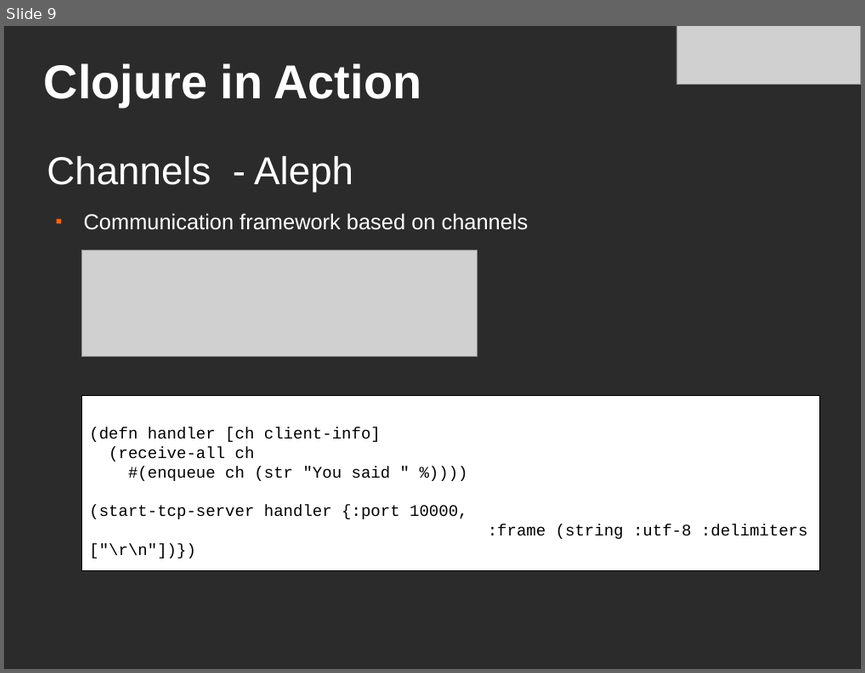
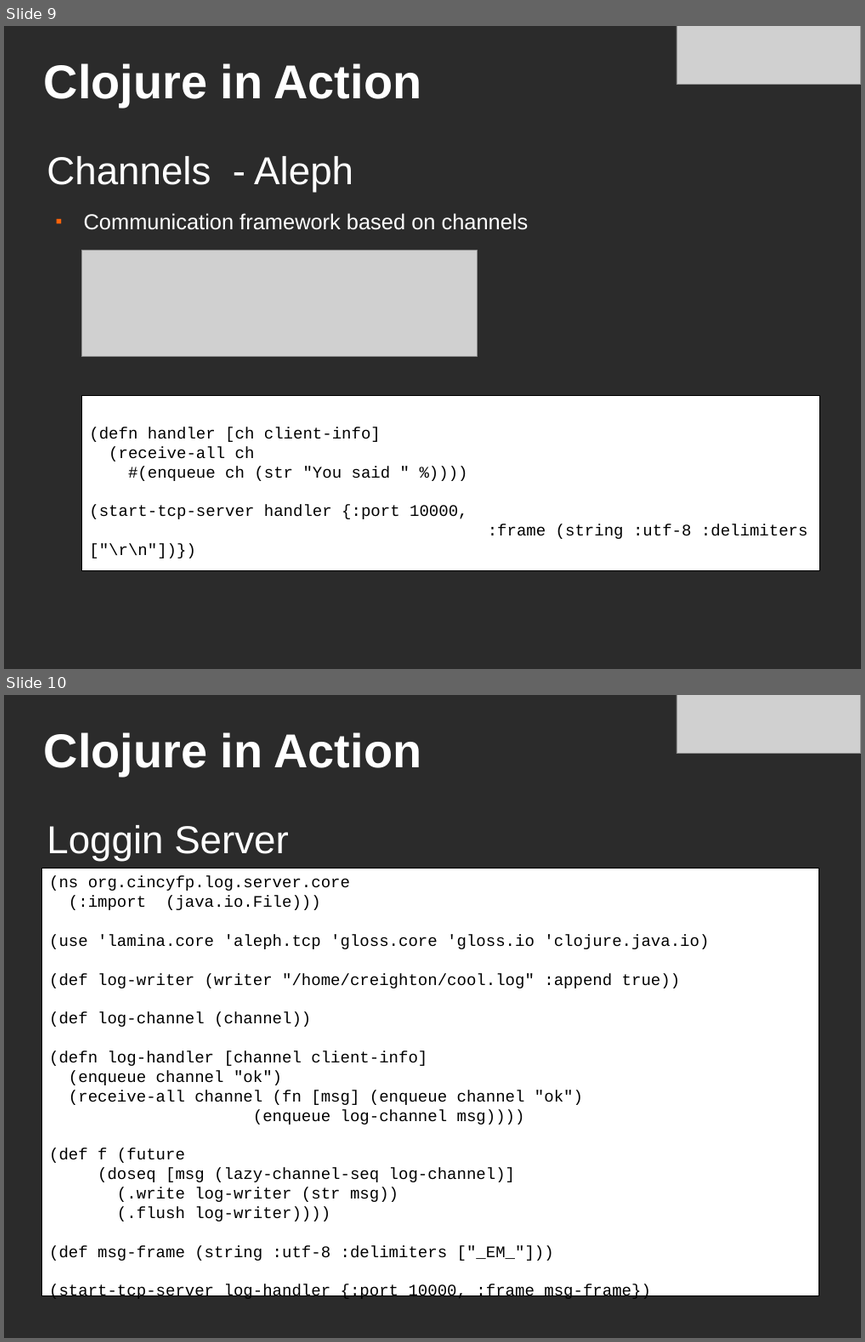
Before and after one commit to cincy-functional-programmers/cincyfp-presentations, a slide deck: jun-2011/clojure-in-action-cincyfp.odp. Shown one above the other, each under a label of ours: slide 9 before the commit, slides 9 and 10 after it. The pictures are 865x673 and 865x1342 pixels, drawn with LibreOffice and Linux fonts; fonts in the diff are those of the drawing; grey boxes stand for pictures; background and template pictures are left out; a plain dark background stands for a picture behind light text. Boxes give left, top, right and bottom in pixels: in the first picture for what was removed or moved away, otherwise in the second. Text is boxed around its words. In the diff, an @@ line names an element or a change of style, - is before the commit and + after.

```diff
--- a/jun-2011/clojure-in-action-cincyfp.odp
+++ b/jun-2011/clojure-in-action-cincyfp.odp
@@ slide 10 added at bbox=[4, 695, 861, 1338], background picture (left out) @@
@@ picture added at bbox=[676, 695, 861, 754] @@
@@ title added at bbox=[44, 732, 422, 776], 44 pt, text #FFFFFF, bold @@
+Clojure in Action
@@ text added at bbox=[46, 825, 289, 862], 36 pt, text #FFFFFF @@
+Loggin Server
@@ rectangle added at bbox=[41, 868, 819, 1295], fill #FFFFFF, outline #000000 0 pt, 15 pt, text #000000 @@
+(ns org.cincyfp.log.server.core
+(:import (java.io.File)))
+(use 'lamina.core 'aleph.tcp 'gloss.core 'gloss.io 'clojure.java.io)
+(def log-writer (writer "/home/creighton/cool.log" :append true))
+(def log-channel (channel))
+(defn log-handler [channel client-info]
+(enqueue channel "ok")
+(receive-all channel (fn [msg] (enqueue channel "ok")
+(enqueue log-channel msg))))
+(def f (future
+(doseq [msg (lazy-channel-seq log-channel)]
+(.write log-writer (str msg))
+(.flush log-writer))))
+(def msg-frame (string :utf-8 :delimiters ["_EM_"]))
+(start-tcp-server log-handler {:port 10000, :frame msg-frame})
```
Also in this commit, not shown: 2 slides changed, 5 other slides added, 2 slides removed.
